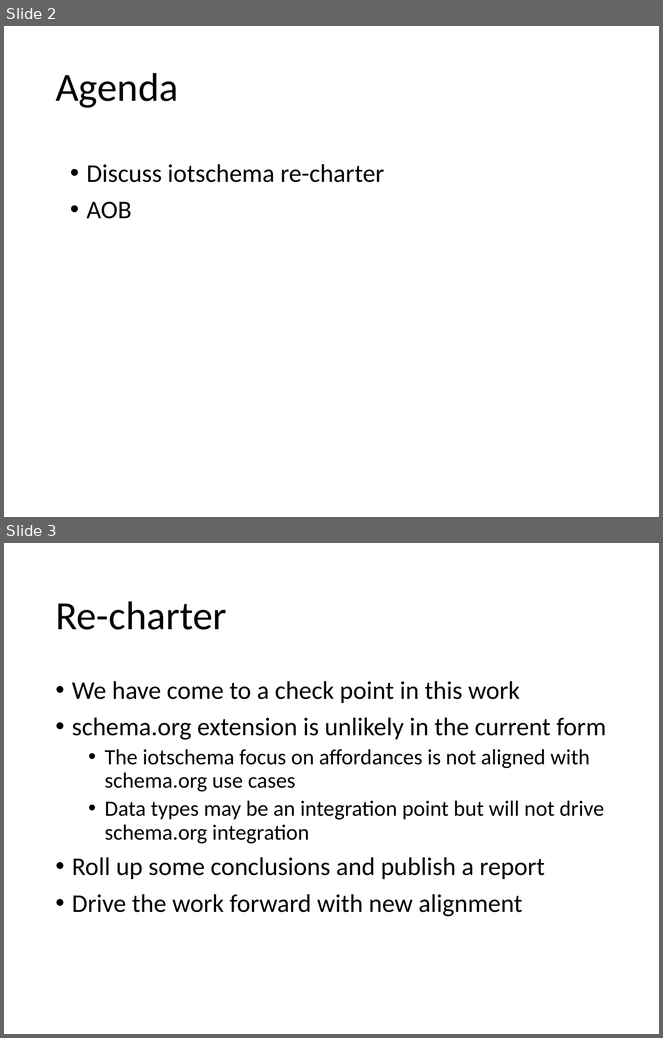
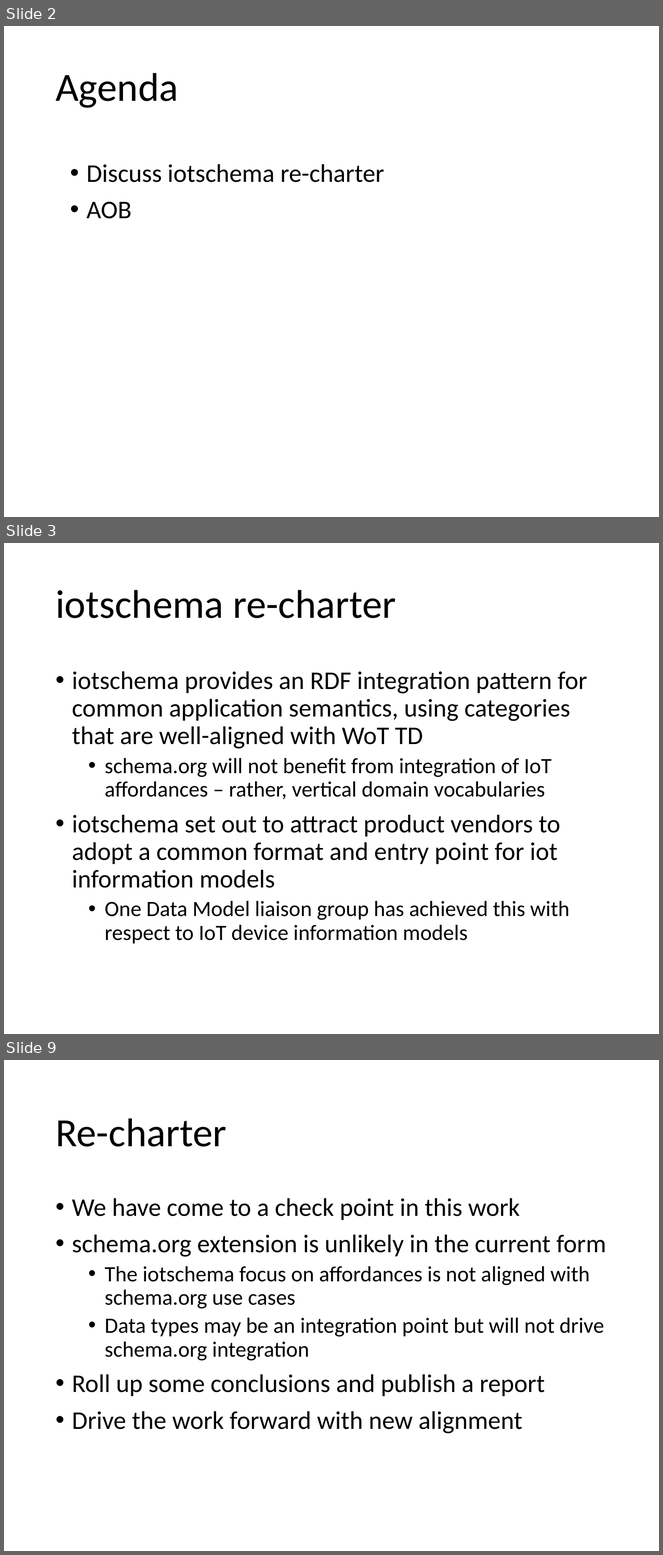
Before and after one commit to iot-schema-collab/teleconferences, a slide deck: iotschema-20210318.pptx. Shown one above the other, each under a label of ours: slides 2 and 3 before the commit, slides 2, 3 and 9 after it; the slides between them are not shown. The pictures are 663x1038 and 663x1555 pixels, drawn with LibreOffice and Linux fonts; fonts in the diff are those of the drawing. Boxes give left, top, right and bottom in pixels: in the first picture for what was removed or moved away, otherwise in the second. Text is boxed around its words. In the diff, an @@ line names an element or a change of style, - is before the commit and + after.

Commit message:
update 3/18/2021 slides, added re-charter slides

```diff
--- a/iotschema-20210318.pptx
+++ b/iotschema-20210318.pptx
@@ slide 3 added at bbox=[4, 543, 659, 1034], background #FFFFFF @@
@@ title added at bbox=[55, 590, 396, 618], 44 pt, text #000000 @@
+iotschema re-charter
@@ text added at bbox=[72, 671, 587, 944], 28 pt, text #000000 @@
+• iotschema provides an RDF integration pattern for common application semantics, using categories that are well-aligned with WoT TD
+  • schema.org will not benefit from integration of IoT affordances – rather, vertical domain vocabularies
+• iotschema set out to attract product vendors to adopt a common format and entry point for iot information models
+  • One Data Model liaison group has achieved this with respect to IoT device information models
@@ what was slide 3 is now slide 9 @@
```
Also in this commit, not shown: 1 slide changed, 7 other slides added, 1 other file.
